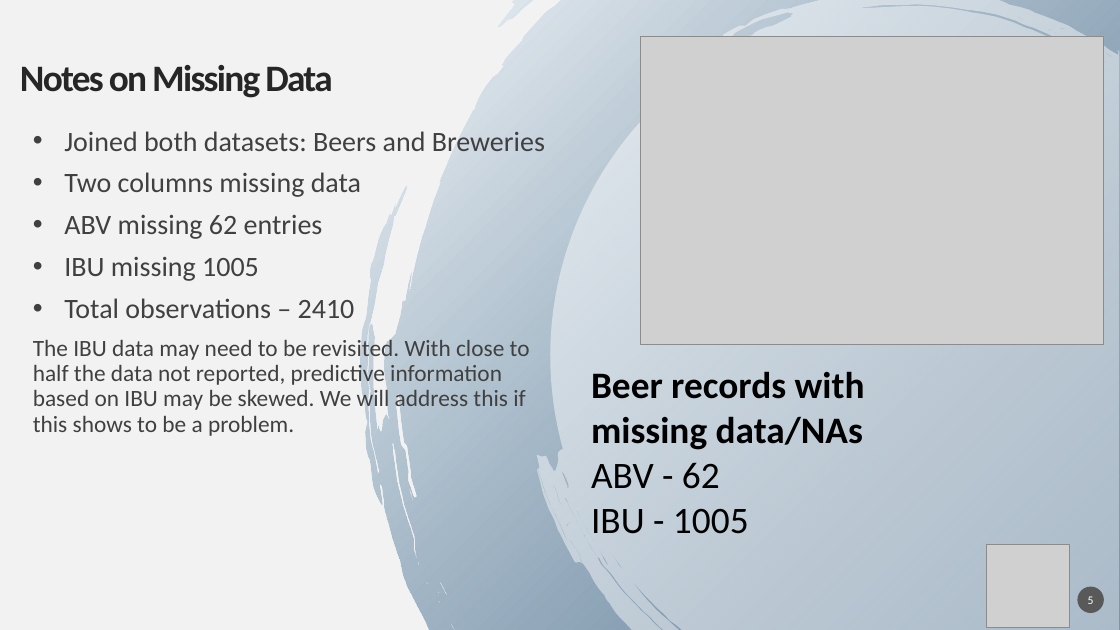
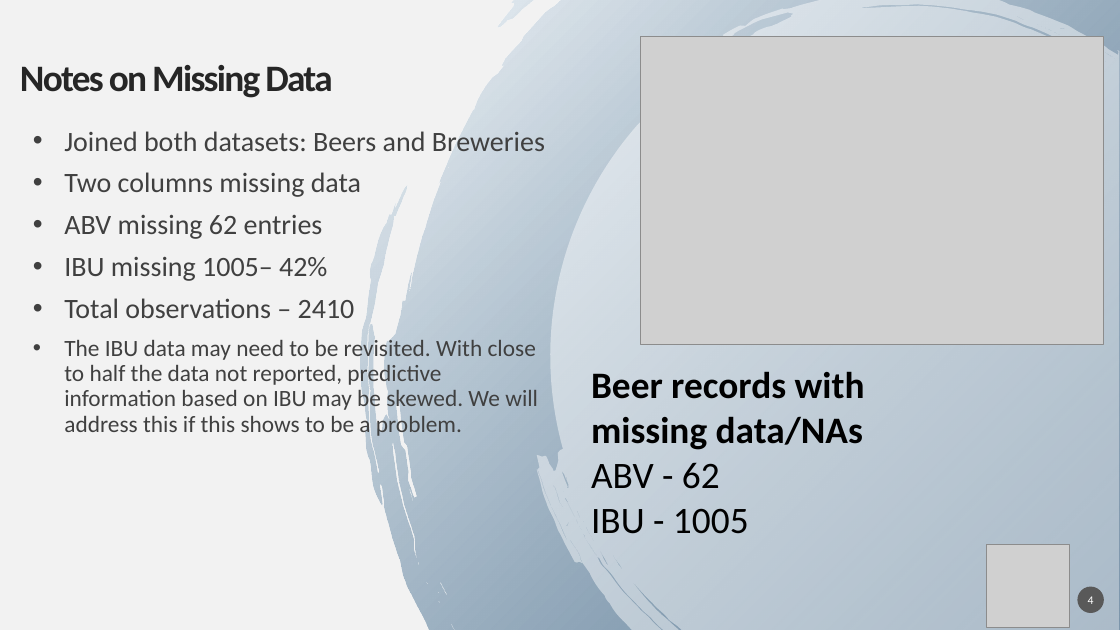
Before and after one commit to RudranilMitra/BeersAndBreweries, a slide deck: slide 4 of 2019 Brew Forward Project.pptx (slide 5 before the commit). Drawn at 1120x630 pixels with LibreOffice and Linux fonts; fonts in the diff are those of the drawing; grey boxes stand for pictures; background and template pictures are left out. Boxes give left, top, right and bottom in pixels: in the first picture for what was removed or moved away, otherwise in the second. Text is boxed around its words. In the diff, an @@ line names an element or a change of style, - is before the commit and + after.

```diff
--- a/2019 Brew Forward Project.pptx
+++ b/2019 Brew Forward Project.pptx
@@ text at <box>64,257,327,281</box>: text changed @@
-• IBU missing 1005
+• IBU missing 1005– 42%
@@ text at <box>64,336,538,438</box>: bullet none to • @@
@@ page number at <box>1088,596,1094,604</box>: text changed @@
-5
+4
```
Also in this commit, not shown: 7 other slides changed, 3 other files.
